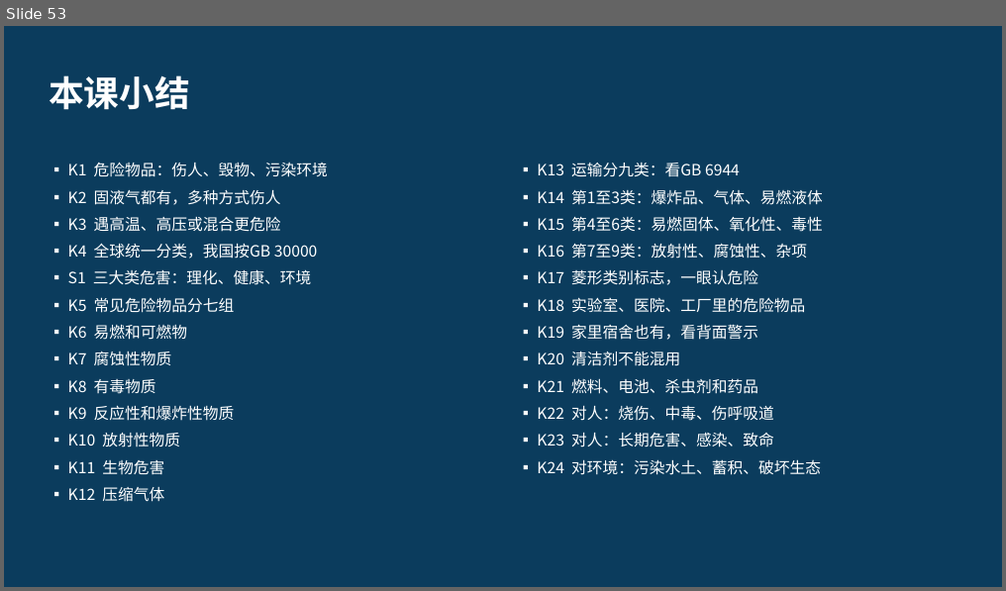
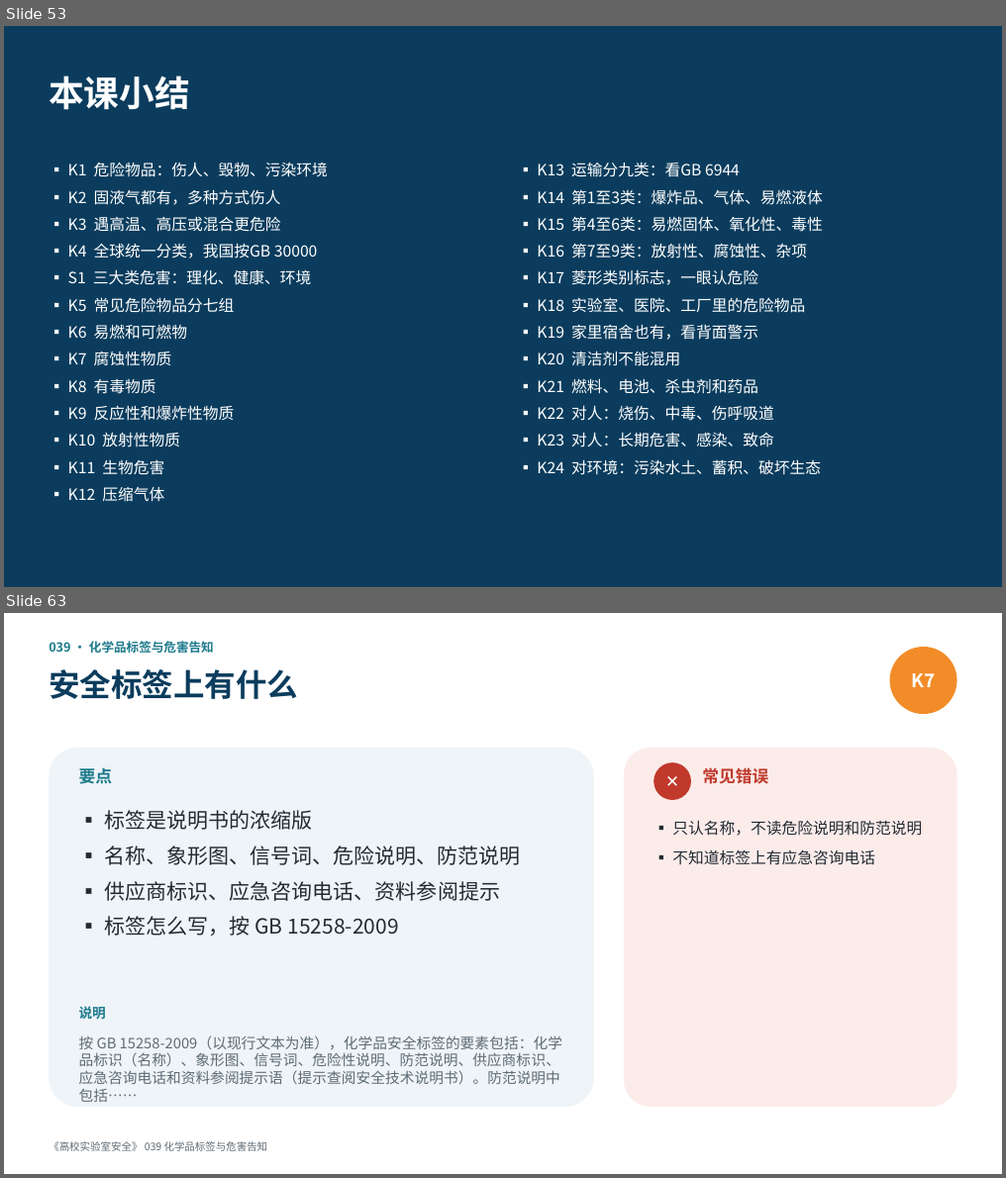
Before and after one commit to hanrongwx-max/videoyoutubo, a slide deck: course/高校实验室安全/课件/第5章_化学品安全.pptx. Shown one above the other, each under a label of ours: slide 53 before the commit, slides 53 and 63 after it; the slides between them are not shown. The pictures are 1006x591 and 1006x1178 pixels, drawn with LibreOffice and Linux fonts; fonts in the diff are those of the drawing. Boxes give left, top, right and bottom in pixels: in the first picture for what was removed or moved away, otherwise in the second. Text is boxed around its words. In the diff, an @@ line names an element or a change of style, - is before the commit and + after.

```diff
--- a/course/高校实验室安全/课件/第5章_化学品安全.pptx
+++ b/course/高校实验室安全/课件/第5章_化学品安全.pptx
@@ slide 63 added at box(4, 613, 1002, 1174), background #FFFFFF @@
@@ text added at box(49, 641, 214, 653), 12 pt, text #1D7A8C, bold @@
+039 · 化学品标签与危害告知
@@ text added at box(49, 669, 298, 699), 30 pt, text #0B3C5D, bold @@
+安全标签上有什么
@@ ellipse added at box(890, 647, 957, 714), fill #F28C28, 18 pt, text #FFFFFF, bold @@
+K7
@@ rounded rectangle added at box(49, 748, 594, 1107), fill #EEF4F7 @@
@@ rounded rectangle added at box(624, 748, 957, 1107), fill #FBECEA @@
@@ text added at box(79, 768, 113, 784), 16 pt, text #1D7A8C, bold @@
+要点
@@ ellipse added at box(653, 762, 691, 800), fill #C0392B, 16 pt, text #FFFFFF, bold @@
+✕
@@ text added at box(702, 768, 768, 784), 16 pt, text #C0392B, bold @@
+常见错误
@@ text added at box(104, 810, 521, 936), 20 pt, text #222B33 @@
+▪ 标签是说明书的浓缩版
+▪ 名称、象形图、信号词、危险说明、防范说明
+▪ 供应商标识、应急咨询电话、资料参阅提示
+▪ 标签怎么写，按 GB 15258-2009
@@ text added at box(672, 820, 922, 865), 15 pt, text #222B33 @@
+▪ 只认名称，不读危险说明和防范说明
+▪ 不知道标签上有应急咨询电话
@@ text added at box(79, 1007, 106, 1019), 13 pt, text #1D7A8C, bold @@
+说明
@@ text added at box(79, 1036, 562, 1084), 14 pt, text #5F6B75 @@
+按 GB 15258-2009（以现行文本为准），化学品安全标签的要素包括：化学品标识（名称）、象形图、信号词、危险性说明、防范说明、供应商标识、应急咨询电话和资料参阅提示语（提示查阅安全技术说明书）。防范说明中包括……
@@ text added at box(49, 1142, 268, 1152), 10 pt, text #5F6B75 @@
+《高校实验室安全》 039 化学品标签与危害告知
```
Also in this commit, not shown: 30 other slides added, 2 other files.
